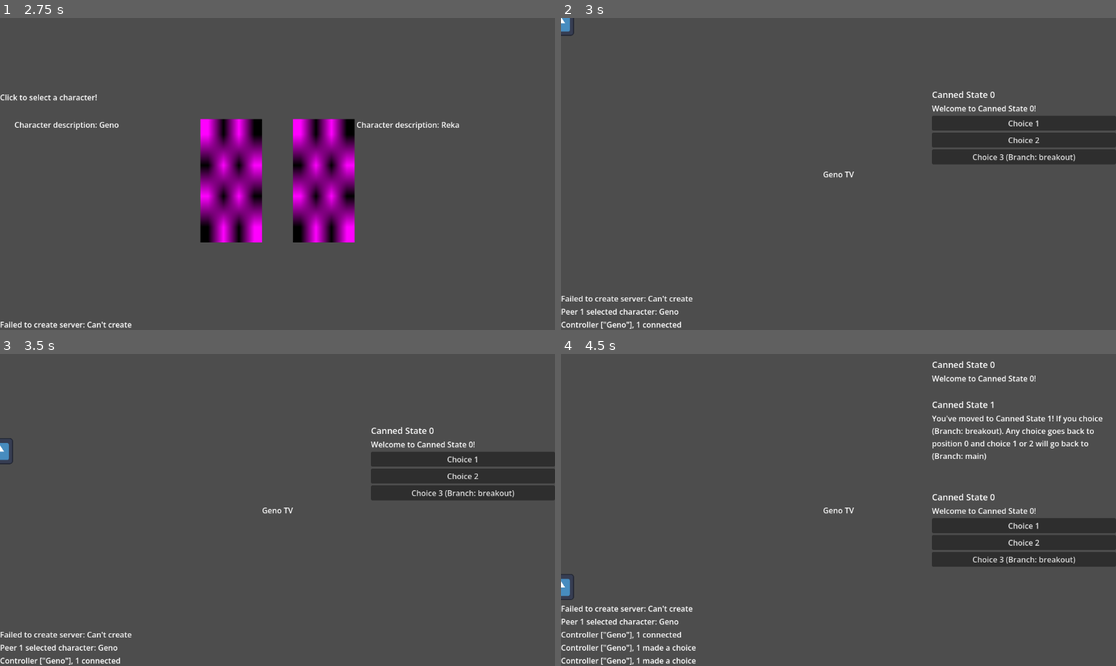
Above: before the commit, frames 1-4 (two rows, left to right).
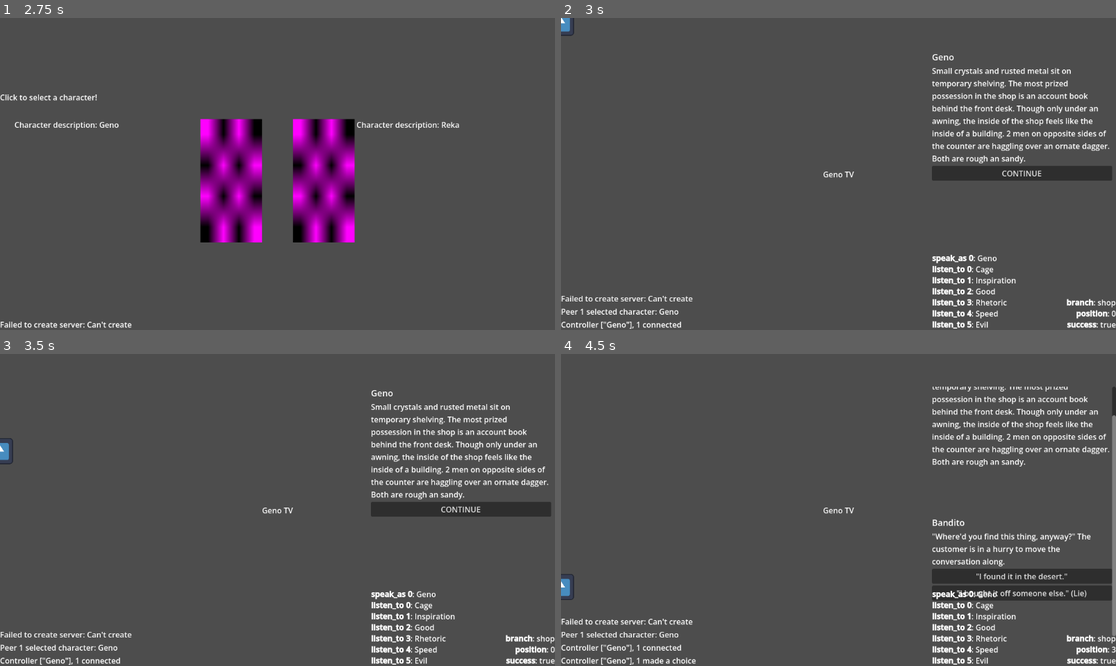
Above: after the commit, the same moments.

Repository: Roboticy3/Louder
Game: Godot game, scene res://demos/september/main_menu.tscn
Same seed, same stepped clock (60 frames per second), same inputs: the game is played once before the commit and once after it. The engine's default icon, where the game draws it, is replaced by a stand-in: a white triangle on a blue panel in a dark square.
Inputs (mouse positions are in pixels of both pictures, inside the frame that each line leads up to):
- Up to frame 1 (2.75 s): click (283, 167) at 0.52 s; type "12" at 0.6 s; click "HOST GAME" at 1.25 s; click "GO" at 2 s
- Up to frame 2 (3 s): click (699, 180) at 2.77 s
- Up to frame 3 (3.5 s): no input
- Up to frame 4 (4.5 s): click "Choice 1" (after the commit: "CONTINUE") at 3.5 s; click (1021, 491) at 4.25 s, where only the run before the commit has a clickable "Choice 1"

Frame 1 is identical in both runs. In frame 2, 8.8% of the frame differs, in the area x 66-100%, y 11-100%; in frame 3, 8.8%; in frame 4, 14%, in the area x 0-100%, y 2-100%.

Commit message:
fix #46

Diff:
--- a/editor/demos/september/network/controller_event_layer.gd
+++ b/editor/demos/september/network/controller_event_layer.gd
@@ -7,6 +7,7 @@
 	CHOICE = 0,
 	CONNECT,
 	DISCONNECT,
+	CATCH_UP,
 }
 
 signal event(type:EventType, controller:PSController)
@@ -58,7 +59,7 @@
 # --- choices -------------------------------------------------------------
 
 func request_choice(controller:PSController, choice: String) -> void:
-	if !is_instance_valid(controller) or choice.is_empty():
+	if !is_instance_valid(controller):
 		return
 	if !multiplayer.has_multiplayer_peer():
 		return
@@ -78,14 +79,39 @@
 	if controller == null:
 		invalid_path_error(controller_path, get_node_or_null(controller_path))
 		return
+
+	#var followers:Array[PSController]
+	var nonfollowers:Array[PSController]
+	for c in get_tree().get_nodes_in_group(controller_group):
+		if c is PSController and c != controller and c.is_active():
+			if c.should_follow(controller):
+				#followers.push_back(c)
+				pass
+			else:
+				nonfollowers.push_back(c)
+
 	if !controller.traverse(choice):
 		push_warning("Choice ", choice, " ignored for controller ", controller_path, " (not in a conversation yet)")
 		return
+
+	if controller.branch_changed(): for nf in nonfollowers:
+		if controller.should_follow(nf):
+			controller.follow(nf)
+			break
+
 	var remote_authority := get_requester_id()
+
+	#precomputed followers doesn't account for unforseen details about the new dialogue state which can affect visibility
+	#for f in followers:
+		#f.follow(controller)
+		#sync_controller_data.rpc(EventType.CHOICE, remote_authority, f.get_path(), f.data)
+
+	for c in get_tree().get_nodes_in_group(controller_group):
+		if c is PSController and c != controller and c.is_active() and c.should_follow(controller):
+			c.follow(controller)
+			sync_controller_data.rpc(EventType.CHOICE, remote_authority, c.get_path(), c.data)
+
 	sync_controller_data.rpc(EventType.CHOICE, remote_authority, controller_path, controller.data)
-	for c in get_tree().get_nodes_in_group(controller_group):
-		if c is PSController and c != controller and c.simulator != null and c.follow(controller):
-			sync_controller_data.rpc(EventType.CHOICE, remote_authority, c.get_path(), c.data)
 
 # --- starting ------------------------------------------------------------
 
@@ -104,8 +130,9 @@
 	controller.listen_to = listen_to
 
 	for c in get_tree().get_nodes_in_group(controller_group):
-		if c is PSController and c != controller and c.is_active() and c.simulator != null and controller.can_follow(c):
+		if c is PSController and c.is_active() and controller.should_follow(c):
 			controller.data = c.data
+			break
 
 	var remote_authority := get_requester_id()
 	if controller.is_active():
@@ -140,6 +167,9 @@
 			event.emit(EventType.CHOICE, controller)
 
 #late-to-join peers might have missed out on updates
+func request_catch_up(controller: PSController):
+	_request_catch_up.rpc_id(1, controller.get_path())
+
 @rpc("any_peer", "call_remote", "reliable")
 func _request_catch_up(exclude_path:NodePath):
 	var remote_authority := get_requester_id()
@@ -161,6 +191,7 @@
 	controller.data = data
 	controller.speak_as = speak_as
 	controller.listen_to = listen_to
+	event.emit(EventType.CATCH_UP, controller)
 
 func get_requester_id() -> int:
 	var id := multiplayer.get_remote_sender_id()
--- /dev/null
+++ b/editor/demos/september/ui/main_dialogue_debug.gd
@@ -0,0 +1,39 @@
+extends Control
+
+const BodyProperties := PSObjects.BodyProperties
+const FILTER:Dictionary[BodyProperties, bool] = {
+	BodyProperties.branch: true,
+	BodyProperties.position: true,
+	BodyProperties.success: true,
+}
+
+@export var data_text:RichTextLabel
+@export var speaker_text:RichTextLabel
+
+func _ready() -> void:
+	ControllerEventLayer.event.connect(_on_controller_event)
+	_on_controller_event(0, ControllerEventLayer.get_connected_controller())
+
+func _on_controller_event(_type, controller:PSController) -> void:
+
+	var current_controller := ControllerEventLayer.get_connected_controller()
+	if !current_controller or current_controller != controller:
+		return
+
+	var data := controller.data
+
+	var new_data_text:=""
+	for k in FILTER:
+		if !(k in data): continue
+		var key_name = BodyProperties.find_key(k)
+		new_data_text += "[b]%s[/b]: %s\n" % [str(key_name), str(data[k])]
+	data_text.text = new_data_text
+
+	var speak_as := controller.speak_as
+	var listen_to := controller.listen_to
+	var new_speaker_text:=""
+	for i in speak_as.size():
+		new_speaker_text += "[b]%s %d[/b]: %s\n" % ["speak_as", i, speak_as[i]]
+	for i in listen_to.size():
+		new_speaker_text += "[b]%s %d[/b]: %s\n" % ["listen_to", i, listen_to[i]]
+	speaker_text.text = new_speaker_text
--- /dev/null
+++ b/editor/demos/september/ui/main_dialogue_debug.tscn
@@ -0,0 +1,50 @@
+[gd_scene format=3 uid="uid://ctpltkbarsbjg"]
+
+[ext_resource type="Script" uid="uid://csgv46x1tqok5" path="res://demos/september/ui/main_dialogue_debug.gd" id="1_ywo2p"]
+
+[node name="MainDialogueDebug" type="Control" unique_id=2025365747 node_paths=PackedStringArray("data_text", "speaker_text")]
+layout_mode = 3
+anchors_preset = 15
+anchor_right = 1.0
+anchor_bottom = 1.0
+grow_horizontal = 2
+grow_vertical = 2
+mouse_filter = 2
+script = ExtResource("1_ywo2p")
+data_text = NodePath("GridContainer/RichTextLabel")
+speaker_text = NodePath("GridContainer/RichTextLabel2")
+
+[node name="HBoxContainer" type="HBoxContainer" parent="." unique_id=596874679]
+layout_mode = 0
+offset_right = 40.0
+offset_bottom = 40.0
+mouse_filter = 2
+
+[node name="GridContainer" type="GridContainer" parent="." unique_id=1793617539]
+layout_mode = 1
+anchors_preset = 15
+anchor_right = 1.0
+anchor_bottom = 1.0
+grow_horizontal = 2
+grow_vertical = 2
+mouse_filter = 2
+columns = 2
+
+[node name="RichTextLabel2" type="RichTextLabel" parent="GridContainer" unique_id=1152455493]
+layout_mode = 2
+size_flags_horizontal = 3
+size_flags_vertical = 3
+mouse_filter = 2
+bbcode_enabled = true
+autowrap_mode = 0
+vertical_alignment = 2
+
+[node name="RichTextLabel" type="RichTextLabel" parent="GridContainer" unique_id=74959832]
+layout_mode = 2
+size_flags_horizontal = 3
+size_flags_vertical = 3
+mouse_filter = 2
+bbcode_enabled = true
+fit_content = true
+horizontal_alignment = 2
+vertical_alignment = 2
--- a/editor/demos/september/ui/main_dialogue_view.gd
+++ b/editor/demos/september/ui/main_dialogue_view.gd
@@ -1,4 +1,6 @@
 extends Control
+
+const EventType := ControllerEventLayer.EventType
 
 @export var scrolling_dialogue_feed:ScrollingDialogueFeed
 var current_controller:PSController
@@ -6,7 +8,7 @@
 func _ready() -> void:
 	ControllerEventLayer.event.connect(_on_controller_event)
 
-func _on_controller_event(type: ControllerEventLayer.EventType, controller: PSController) -> void:
+func _on_controller_event(type: EventType, controller: PSController) -> void:
 	if controller != ControllerEventLayer.get_connected_controller():
 		return
 	match type:
--- a/editor/demos/september/ui/main_dialogue_view.tscn
+++ b/editor/demos/september/ui/main_dialogue_view.tscn
@@ -4,6 +4,7 @@
 [ext_resource type="Script" uid="uid://ds0uapcn5b5v5" path="res://demos/september/ui/scrolling_dialogue_feed.gd" id="2_wqg5q"]
 [ext_resource type="PackedScene" uid="uid://d3scduqubuvrq" path="res://demos/september/ui/scrolling_dialogue_item.tscn" id="3_lqc4t"]
 [ext_resource type="Script" uid="uid://bk5bowxpxjfu3" path="res://demos/september/ui/scroll_shrinker.gd" id="5_6tn8e"]
+[ext_resource type="PackedScene" uid="uid://ctpltkbarsbjg" path="res://demos/september/ui/main_dialogue_debug.tscn" id="5_qjalj"]
 
 [node name="MainDialogueView" type="Control" unique_id=2033588754 node_paths=PackedStringArray("scrolling_dialogue_feed")]
 layout_mode = 3
@@ -42,9 +43,10 @@
 grow_vertical = 2
 size_flags_vertical = 3
 horizontal_scroll_mode = 0
+vertical_scroll_mode = 4
 scroll_hint_mode = 3
 
-[node name="Feed" type="VBoxContainer" parent="Control/ScrollContainer" unique_id=233767170 node_paths=PackedStringArray("scroll_container")]
+[node name="Feed" type="VBoxContainer" parent="Control/ScrollContainer" unique_id=233767170 node_paths=PackedStringArray("scroll_container", "debug_display")]
 layout_mode = 2
 size_flags_horizontal = 3
 size_flags_vertical = 4
@@ -54,9 +56,13 @@
 remove_index = 0
 dialogue_item = ExtResource("3_lqc4t")
 scroll_container = NodePath("..")
+debug_display = NodePath("../../../MainDialogueDebug")
 
 [node name="ScrollShrinker" type="Node" parent="." unique_id=296895966 node_paths=PackedStringArray("scroll_container", "inner_container", "max_size_reference")]
 script = ExtResource("5_6tn8e")
 scroll_container = NodePath("../Control/ScrollContainer")
 inner_container = NodePath("../Control/ScrollContainer/Feed")
 max_size_reference = NodePath("../Control/ScrollContainerMaxFit")
+
+[node name="MainDialogueDebug" parent="." unique_id=2025365747 instance=ExtResource("5_qjalj")]
+layout_mode = 1
--- a/editor/demos/september/ui/reka.tscn
+++ b/editor/demos/september/ui/reka.tscn
@@ -1,5 +1,6 @@
 [gd_scene format=3 uid="uid://udwexxt1fl5t"]
 
+[ext_resource type="PackedScene" uid="uid://cip56nadhhph1" path="res://demos/september/ui/secondary_dialogue_view.tscn" id="2_bi22w"]
 [ext_resource type="PackedScene" uid="uid://dnwmrvllc2101" path="res://demos/september/ui/main_dialogue_view.tscn" id="2_x55e4"]
 
 [node name="Control" type="Control" unique_id=1123156141]
@@ -14,3 +15,10 @@
 
 [node name="MainDialogueView" parent="." unique_id=2033588754 instance=ExtResource("2_x55e4")]
 layout_mode = 1
+
+[node name="SecondaryDialogueView" parent="." unique_id=902305658 instance=ExtResource("2_bi22w")]
+layout_mode = 1
+offset_left = -416.0
+offset_top = -159.0
+offset_right = -160.0
+offset_bottom = 97.0
--- a/editor/demos/september/ui/scrolling_dialogue_feed.gd
+++ b/editor/demos/september/ui/scrolling_dialogue_feed.gd
@@ -7,13 +7,15 @@
 @export var dialogue_item:PackedScene
 @export var max_items := 100
 @export var scroll_container:ScrollContainer
+@export var spectator:=false
 
 var item_count := 0
 var top:Node = null
 
 func push_item(body:Dictionary[BodyProperties, Variant]):
+
 	if top and top.has_method("clear_choices"):
-		top.clear_choices()
+		top.clear_choices.call_deferred()
 
 	while item_count >= max_items:
 		var child := get_child(remove_index)
@@ -22,20 +24,31 @@
 		item_count -= 1
 
 	var item := dialogue_item.instantiate()
+	if spectator:
+		item.set("disabled", true)
 	if item.has_method("import"):
 		item.import(body)
 	if item.has_signal("choice_pressed"):
 		item.choice_pressed.connect(_on_item_choice_pressed)
+	item.name = str(body.get(BodyProperties.position, -1))
+	item_count += 1
+	print("MainDialogueView: displaying position ", item.name)
 	add_child(item)
 	move_child(item, insert_index)
 	top = item
 
-	var tween := create_tween()
-	var vscrollbar := scroll_container.get_v_scroll_bar()
-	tween.tween_property(vscrollbar, "value", vscrollbar.max_value, 0.5).set_ease(Tween.EASE_IN_OUT)
+	if scroll_container:
+		var tween := create_tween()
+		var vscrollbar := scroll_container.get_v_scroll_bar()
+		tween.tween_property(vscrollbar, "value", vscrollbar.max_value, 0.5).set_ease(Tween.EASE_IN_OUT)
+		#fun fact, if the scroll container's vertical scroll mode is not set to "Reserve", the engine
+		#slowly and painfully crashes: https://github.com/godotengine/godot/issues/108407
+		#
+		#two days of my life!
 
 
 func _on_item_choice_pressed(choice: String) -> void:
+	print(multiplayer.get_unique_id(), ": pressed choice ", choice, "!")
 	var controller := ControllerEventLayer.get_connected_controller()
 	if is_instance_valid(controller):
 		ControllerEventLayer.request_choice(controller, choice)
--- a/editor/demos/september/ui/scrolling_dialogue_item.gd
+++ b/editor/demos/september/ui/scrolling_dialogue_item.gd
@@ -4,6 +4,7 @@
 const ChoiceProperties := PSObjects.ChoiceProperties
 
 @export var element_container:Container
+@export var disabled := false
 
 signal choice_pressed(choice: String)
 
@@ -31,11 +32,16 @@
 		text_label.autowrap_mode = TextServer.AUTOWRAP_WORD_SMART
 		element_container.add_child(text_label)
 
-	for choice in data.get(BodyProperties.choices, []):
+	if !disabled: for choice in data.get(BodyProperties.choices, []):
 		if !(choice is Dictionary): continue
 		var button := Button.new()
-		button.text = str(choice.get(ChoiceProperties.from_choice, ""))
-		button.pressed.connect(_on_choice_pressed.bind(button.text))
+		var choice_text := str(choice.get(ChoiceProperties.from_choice, ""))
+		if choice_text.is_empty():
+			button.text = "CONTINUE"
+		else:
+			button.text = choice_text
+
+		button.pressed.connect(_on_choice_pressed.bind(choice_text))
 		element_container.add_child(button)
 
 
--- /dev/null
+++ b/editor/demos/september/ui/secondary_dialogue_view.gd
@@ -0,0 +1,27 @@
+extends Control
+
+const EventType := ControllerEventLayer.EventType
+
+@export var scrolling_dialogue_feed:ScrollingDialogueFeed
+var current_controller:PSController
+
+func _ready() -> void:
+	ControllerEventLayer.event.connect(_on_controller_event)
+
+func _on_controller_event(type: EventType, controller: PSController) -> void:
+	current_controller = ControllerEventLayer.get_connected_controller()
+	if current_controller == null or current_controller == controller:
+		return
+	if current_controller.can_spectate(controller):
+		visible = true
+	else:
+		visible = false
+		return
+
+	match type:
+		ControllerEventLayer.EventType.CATCH_UP:
+			scrolling_dialogue_feed.push_item(controller.data)
+		ControllerEventLayer.EventType.CHOICE:
+			scrolling_dialogue_feed.push_item(controller.data)
+		ControllerEventLayer.EventType.DISCONNECT:
+			scrolling_dialogue_feed.clear()
--- /dev/null
+++ b/editor/demos/september/ui/secondary_dialogue_view.tscn
@@ -0,0 +1,32 @@
+[gd_scene format=3 uid="uid://cip56nadhhph1"]
+
+[ext_resource type="Script" uid="uid://dgjn3dbmgbgis" path="res://demos/september/ui/secondary_dialogue_view.gd" id="1_v28xb"]
+[ext_resource type="Script" uid="uid://ds0uapcn5b5v5" path="res://demos/september/ui/scrolling_dialogue_feed.gd" id="2_tyx6j"]
+[ext_resource type="PackedScene" uid="uid://d3scduqubuvrq" path="res://demos/september/ui/scrolling_dialogue_item.tscn" id="3_dw3q4"]
+
+[node name="SecondaryDialogueView" type="Control" unique_id=2033588754 node_paths=PackedStringArray("scrolling_dialogue_feed")]
+custom_minimum_size = Vector2(256, 256)
+layout_mode = 3
+anchors_preset = 8
+anchor_left = 0.5
+anchor_top = 0.5
+anchor_right = 0.5
+anchor_bottom = 0.5
+grow_horizontal = 2
+grow_vertical = 2
+script = ExtResource("1_v28xb")
+scrolling_dialogue_feed = NodePath("Feed")
+
+[node name="Feed" type="VBoxContainer" parent="." unique_id=233767170]
+layout_mode = 0
+offset_right = 256.0
+offset_bottom = 256.0
+size_flags_horizontal = 3
+size_flags_vertical = 3
+alignment = 2
+script = ExtResource("2_tyx6j")
+insert_index = -1
+remove_index = 0
+dialogue_item = ExtResource("3_dw3q4")
+max_items = 1
+spectator = true
--- a/editor/proto_simulator/ps_controller.gd
+++ b/editor/proto_simulator/ps_controller.gd
@@ -57,15 +57,18 @@
 	data = simulator.align(data, choice, _filter_valid_choice)
 	return data.get(BodyProperties.success, false)
 
-func follow(other:PSController) -> bool:
-	if can_follow(other):
-		data = other.data.duplicate()
-		return true
-	return false
+func follow(other:PSController) -> void:
+	data = other.data.duplicate()
 
-func can_follow(other:PSController) -> bool:
+func should_follow(other:PSController) -> bool:
+	if !other or !other.simulator or other == self: return false
 	var other_position := other.get_position()
-	return _filter_visible_node(other_position)
+	return other.get_branch() == get_branch() and _filter_visible_node(other_position)
+
+func can_spectate(other:PSController) -> bool:
+	if !other or !other.simulator or other == self: return false
+	var other_position := other.get_position()
+	return other.get_branch() != get_branch() and _filter_visible_node(other_position)
 
 func get_text(property:String) -> String:
 	return str(data.get(property))
@@ -86,7 +89,10 @@
 	return data.get(BodyProperties.position, -1)
 
 func get_branch() -> String:
-	return data.get(BodyProperties.branch, "")
+	return data.get(BodyProperties.branch, PSSimulator.DEFAULT_BRANCH)
+
+func branch_changed() -> bool:
+	return data.get(BodyProperties.branch_changed, false)
 
 func _get_property(property:HubProperties, default=null) -> Variant:
 	return simulator.get_property(get_position(), property, default)
--- a/editor/proto_simulator/ps_objects.gd
+++ b/editor/proto_simulator/ps_objects.gd
@@ -2,11 +2,11 @@
 
 enum BodyProperties {
 	branch = 0,
+	branch_changed,
 	position,
 	choices,
 	speaker,
 	text,
-	choice,
 	success,
 }
 
--- a/editor/proto_simulator/ps_simulator.gd
+++ b/editor/proto_simulator/ps_simulator.gd
@@ -8,33 +8,6 @@
 const SpeakerProperties := PSObjects.SpeakerProperties
 
 const DEFAULT_BRANCH := "main"
-const CANNED_CHOICES: Array[Dictionary] = [
-	{
-		ChoiceProperties.from_choice: "Choice 1",
-	},
-	{
-		ChoiceProperties.from_choice: "Choice 2",
-	},
-	{
-		ChoiceProperties.from_choice: "Choice 3 (Branch: breakout)",
-		"branch": "breakout"
-	},
-]
-const CANNED_STATE_0: Dictionary[BodyProperties, Variant] = {
-	BodyProperties.speaker: "Canned State 0",
-	BodyProperties.text: "Welcome to Canned State 0!",
-	BodyProperties.position: 0,
-	BodyProperties.success: true,
-	BodyProperties.branch: DEFAULT_BRANCH,
-	BodyProperties.choices: CANNED_CHOICES,
-}
-const CANNED_STATE_1: Dictionary[BodyProperties, Variant] = {
-	BodyProperties.speaker: "Canned State 1",
-	BodyProperties.text: "You've moved to Canned State 1! If you choice (Branch: breakout). Any choice goes back to position 0 and choice 1 or 2 will go back to (Branch: main)",
-	BodyProperties.position: 1,
-	BodyProperties.success: true,
-	BodyProperties.choices: CANNED_CHOICES,
-}
 
 @export var group := &"ps_simulator"
 @export var conversation:PSConversation
@@ -43,62 +16,128 @@
 func _ready():
 	add_to_group(group)
 
+#Get a property from a position in the conversation.
 func get_property(position: int, property: HubProperties, default=null) -> Variant:
-	match position:
-		0:
-			return CANNED_STATE_0.get(property, default)
-		1:
-			return CANNED_STATE_1.get(property, default)
-		_:
-			return default
+	return _hub(position).get(property, default)
 
-#default filter for objects
+func _hub(position: int) -> Dictionary:
+	if conversation == null:
+		return {}
+	return conversation.get_hub(position)
+
+#Filters
 func no_filter(_data:Dictionary) -> bool: return true
-
 func has_property_or_flag(data:Dictionary, property): return true if data.get(property, false) else false
 
-#list choice objects from a position
+#List choices available at a certain position based on a given filter.
 func list(position: int, filter:=no_filter) -> Array[Dictionary]:
-	return CANNED_CHOICES
+	var result: Array[Dictionary] = []
+	if conversation == null:
+		return result
+	for connection in conversation.get_connections_from(position):
+		var choice := {
+			ChoiceProperties.from_choice: str(connection.get(ChoiceProperties.from_choice, "")),
+			ChoiceProperties.to_id: int(connection.get(ChoiceProperties.to_id, -1)),
+		}
+		if filter.call(choice):
+			result.append(choice)
+	return result
 
-#align a "moving" body with the BodyProperties.choice field filled to the conversation.
-#
-#the list of choices is computed from `list` and the given choice must be contained within it.
-#user provided filter is *not* passed here.
-#
-#if the destination of the body has the HubProperties.auto field set to true,
-#the first valid choice is found, set to the body's choice, and taken as its motion
-#recursively. Getting stuck in an auto hub with no path forward is treated the same
-#as the original choice being invalid.
+#align a body with the conversation according to a choice. The body represents
+#a position in the conversation. The choice + the body's position will result in
+#the same position as using `get_destination`.
 #
 #returns a copy of the body with BodyProperties.success filled, and the position,
 #branch, and choices updated to the body's current position in the conversation.
+#
+#`choice` is validated against `list` on the body's position, but the user's
+#`filter` is *not* used. The user's filter represents visibility, so the user
+#should simply not see choices that are not available to them specifically.
+#
+#The `filter` argument is used to fill the BodyProperties.choices field in the
+#resulting body.
+#
+#`filter` is also relevant when the choice leads to a hub with
+#HubProperties.auto set to true. At this point, the first choice that passes
+#the filter will be taken. align will repeat this until either it has found a
+#non-auto hub, or no choices remain, in which case the body is tagged with
+#BodyProperties.success: false.
+#
+#If HubProperties.branch is not an empty string, BodyProperties.branch will
+#change. Otherwise, BodyProperties.branch is preserved (and, generally,
+#properties of the input body are copied into the duplicate body unless other-
+#wise stated).
 func align(body: Dictionary[BodyProperties, Variant], choice: String, filter:=no_filter) -> Dictionary[BodyProperties, Variant]:
+	var from_branch: String = body.get(BodyProperties.branch, DEFAULT_BRANCH)
 	var from_position: int = body.get(BodyProperties.position, -1)
-	var choices := list(from_position)
+	var result := body.duplicate()
 
-	var to_position := get_destination(from_position, choice)
-	var canned_branch := ""
-	for c in choices:
-		if c.get(ChoiceProperties.from_choice, "") == choice:
-			canned_branch = c.get("branch", "")
+	var valid := false
+	for c in list(from_position):
+		if str(c.get(ChoiceProperties.from_choice, "")) == choice:
+			valid = true
+			break
+	if not valid:
+		result[BodyProperties.success] = false
+		return result
 
-	body = body.duplicate()
-	if to_position >= 0:
-		match to_position:
-			0:
-				body = CANNED_STATE_0.duplicate()
-			1:
-				body = CANNED_STATE_1.duplicate()
-		if !canned_branch.is_empty():
-			body[BodyProperties.branch] = canned_branch
-	else:
-		body[BodyProperties.success] = false
+	result = _traverse(result, get_destination(from_position, choice), choice, filter)
+	if result.get(BodyProperties.branch, DEFAULT_BRANCH) != from_branch:
+		result[BodyProperties.branch_changed] = true
+	return result
+
+#Move `body` to `position`, then auto-advance through any auto hubs until a
+#non-auto hub is reached, or the conversation runs dry. `taken_choice` is the
+#choice that moved the body here ("" when starting a conversation).
+func _traverse(body: Dictionary[BodyProperties, Variant], position: int, choice: String, filter: Callable) -> Dictionary[BodyProperties, Variant]:
+	if position == 8:
+		pass
+
+	var visited := {}
+	var current := position
+	while true:
+		if current < 0 or current in visited:
+			body[BodyProperties.success] = false
+			break
+		visited[current] = true
+
+		var hub := _hub(current)
+		body[BodyProperties.position] = current
+		if hub.has(HubProperties.speaker):
+			body[BodyProperties.speaker] = hub[HubProperties.speaker]
+
+		if hub.has(HubProperties.text):
+			body[BodyProperties.text] = hub[HubProperties.text]
+		elif !choice.is_empty():
+			body[BodyProperties.text] = choice
+
+		var branch := str(hub.get(HubProperties.branch, ""))
+		if not branch.is_empty():
+			body[BodyProperties.branch] = branch
+
+		if not (hub.get(HubProperties.auto, false) as bool):
+			body[BodyProperties.choices] = list(current, filter)
+			body[BodyProperties.success] = true
+			break
+
+		var available := list(current, filter)
+		if available.is_empty():
+			body[BodyProperties.choices] = []
+			body[BodyProperties.success] = false
+			break
+		current = int(available[0].get(ChoiceProperties.to_id, -1))
 
 	return body
 
+#Return the position that would result from making choice `choice` from
+#position `position`.
 func get_destination(position: int, choice: String) -> int:
-	return (position + 1) % 2
+	if conversation == null:
+		return -1
+	for connection in conversation.get_connections_from(position):
+		if str(connection.get(ChoiceProperties.from_choice, "")) == choice:
+			return int(connection.get(ChoiceProperties.to_id, -1))
+	return -1
 
 #search iterator.
 #
@@ -119,6 +158,7 @@
 
 	return -1
 
+#Finds a start node in the conversation
 func find_start(from:=-1) -> int:
 	return search(
 		has_property_or_flag.bind(
@@ -127,13 +167,15 @@
 		from
 	)
 
-func align_start(from:=-1) -> Dictionary[BodyProperties, Variant]:
+#Creates a body at a starting node in the conversation.
+#
+#This comes with all the expected behavior of align as well. If start is an
+#auto node, align_start will align out of it
+func align_start(from:=-1, filter:=no_filter) -> Dictionary[BodyProperties, Variant]:
 	var start := find_start(from)
 	if start == -1:
 		return {
 			BodyProperties.success: false
 		}
-	else:
-		var data := CANNED_STATE_0.duplicate()
-		data[BodyProperties.success] = true
-		return data
+	var body: Dictionary[BodyProperties, Variant] = {}
+	return _traverse(body, start, "", filter)
Not shown, added: editor/demos/september/ui/main_dialogue_debug.gd.uid
Not shown, added: editor/demos/september/ui/secondary_dialogue_view.gd.uid
